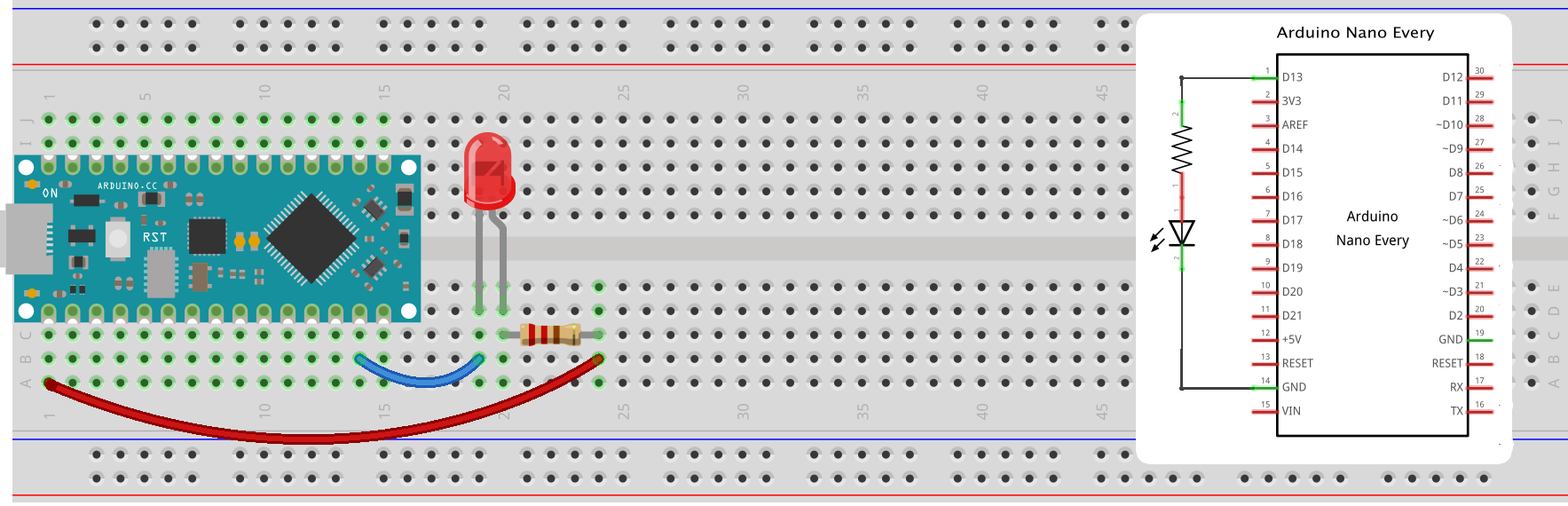
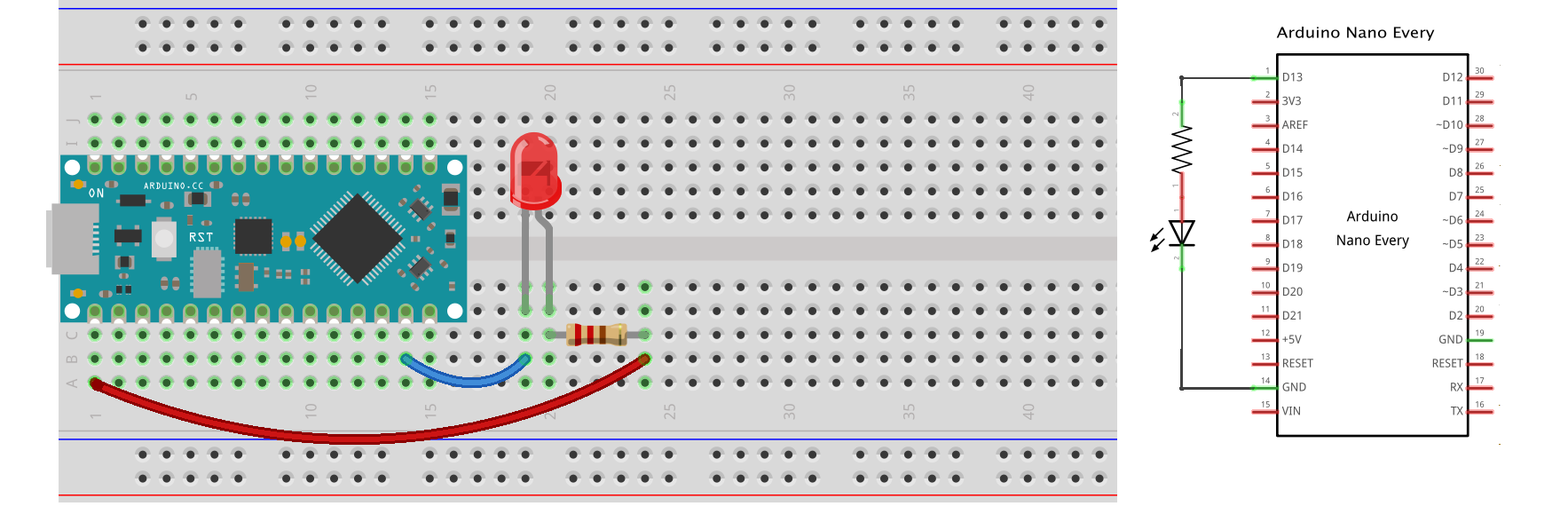
Layer changes from the first 1568 x 506 image to the second:
painted on "Layer 1" over <box>0,0,1568,503</box>
added layer "Layer 3" over <box>0,0,1568,503</box>
